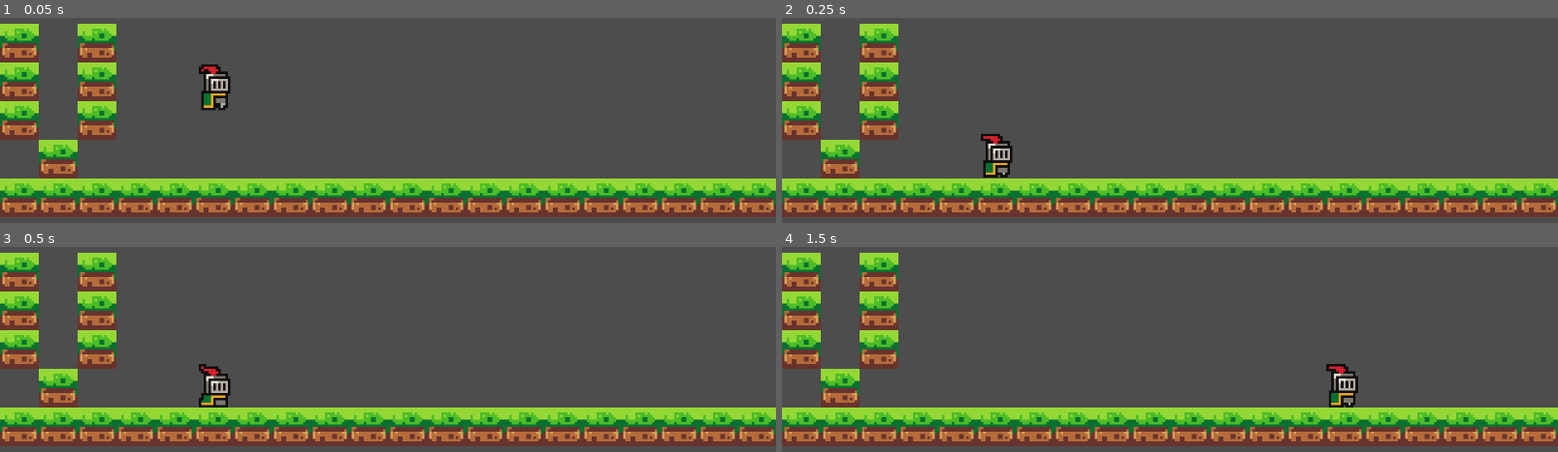
Above: before the commit, frames 1-4 (two rows, left to right).
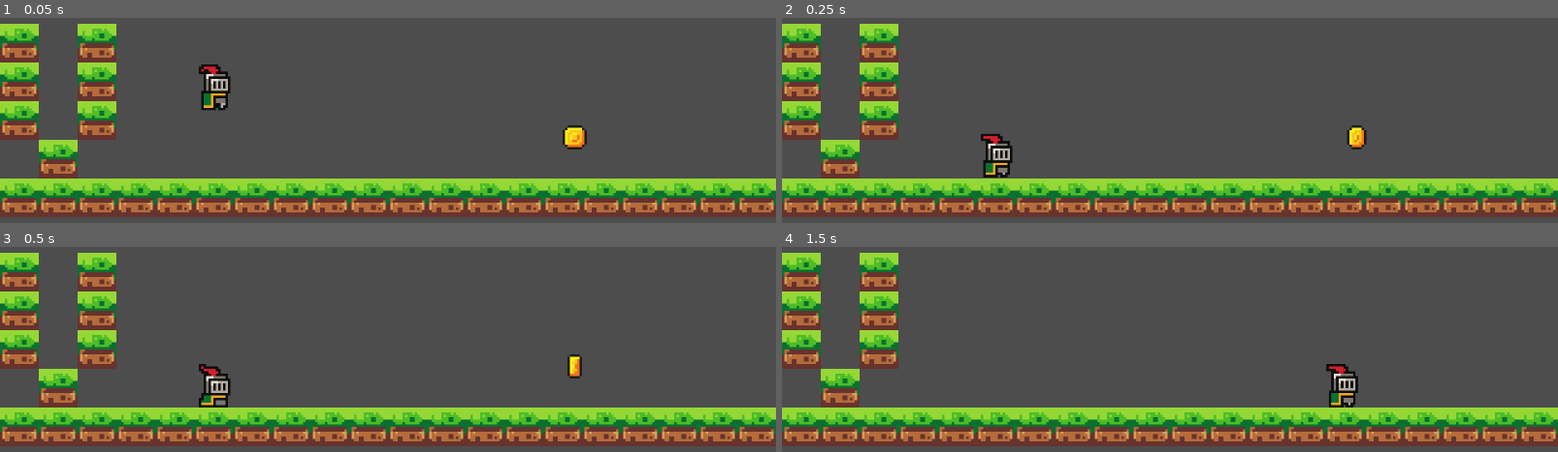
Above: after the commit, the same moments.

Repository: Parth-Agrawal2412/knight_on_the_platform_Source_code
Game: Godot game, scene res://Scenes/game.tscn
Two runs of this game, one before a commit and one after it. Both use one fixed random seed, a clock stepped at 60 frames per second and the inputs below.
Inputs:
- Up to frame 1 (0.05 s): no input
- Up to frame 2 (0.25 s): no input
- Up to frame 3 (0.5 s): no input
- Up to frame 4 (1.5 s): hold Right (Right) from 0.53 s (still down); tap Space (Jump) at 0.77 s

The runs differ from the first frame. In frame 1, 0.3% of the frame differs, in the area x 72-76%, y 52-65%; in frame 2, 0.3%; in frame 3, 0.2%; in frame 4, nothing differs.

Commit message:
create coin

Diff:
--- /dev/null
+++ b/Scenes/coin.tscn
@@ -0,0 +1,108 @@
+[gd_scene format=3 uid="uid://b116al2ohfr6d"]
+
+[ext_resource type="Texture2D" uid="uid://r5cfbr5nprr7" path="res://Assets/coin.png" id="1_2qo34"]
+[ext_resource type="Script" uid="uid://dnthtgnlrt543" path="res://Scripts/coin.gd" id="1_jgi06"]
+
+[sub_resource type="AtlasTexture" id="AtlasTexture_jgi06"]
+atlas = ExtResource("1_2qo34")
+region = Rect2(0, 0, 16, 16)
+
+[sub_resource type="AtlasTexture" id="AtlasTexture_g537i"]
+atlas = ExtResource("1_2qo34")
+region = Rect2(16, 0, 16, 16)
+
+[sub_resource type="AtlasTexture" id="AtlasTexture_h2p6v"]
+atlas = ExtResource("1_2qo34")
+region = Rect2(32, 0, 16, 16)
+
+[sub_resource type="AtlasTexture" id="AtlasTexture_ffmqm"]
+atlas = ExtResource("1_2qo34")
+region = Rect2(48, 0, 16, 16)
+
+[sub_resource type="AtlasTexture" id="AtlasTexture_81h6x"]
+atlas = ExtResource("1_2qo34")
+region = Rect2(64, 0, 16, 16)
+
+[sub_resource type="AtlasTexture" id="AtlasTexture_qbp07"]
+atlas = ExtResource("1_2qo34")
+region = Rect2(80, 0, 16, 16)
+
+[sub_resource type="AtlasTexture" id="AtlasTexture_2l7mo"]
+atlas = ExtResource("1_2qo34")
+region = Rect2(96, 0, 16, 16)
+
+[sub_resource type="AtlasTexture" id="AtlasTexture_q30xt"]
+atlas = ExtResource("1_2qo34")
+region = Rect2(112, 0, 16, 16)
+
+[sub_resource type="AtlasTexture" id="AtlasTexture_7w2r2"]
+atlas = ExtResource("1_2qo34")
+region = Rect2(128, 0, 16, 16)
+
+[sub_resource type="AtlasTexture" id="AtlasTexture_tthw5"]
+atlas = ExtResource("1_2qo34")
+region = Rect2(144, 0, 16, 16)
+
+[sub_resource type="AtlasTexture" id="AtlasTexture_6pu15"]
+atlas = ExtResource("1_2qo34")
+region = Rect2(160, 0, 16, 16)
+
+[sub_resource type="AtlasTexture" id="AtlasTexture_vgc30"]
+atlas = ExtResource("1_2qo34")
+region = Rect2(176, 0, 16, 16)
+
+[sub_resource type="SpriteFrames" id="SpriteFrames_ql73s"]
+animations = [{
+"frames": [{
+"duration": 1.0,
+"texture": SubResource("AtlasTexture_jgi06")
+}, {
+"duration": 1.0,
+"texture": SubResource("AtlasTexture_g537i")
+}, {
+"duration": 1.0,
+"texture": SubResource("AtlasTexture_h2p6v")
+}, {
+"duration": 1.0,
+"texture": SubResource("AtlasTexture_ffmqm")
+}, {
+"duration": 1.0,
+"texture": SubResource("AtlasTexture_81h6x")
+}, {
+"duration": 1.0,
+"texture": SubResource("AtlasTexture_qbp07")
+}, {
+"duration": 1.0,
+"texture": SubResource("AtlasTexture_2l7mo")
+}, {
+"duration": 1.0,
+"texture": SubResource("AtlasTexture_q30xt")
+}, {
+"duration": 1.0,
+"texture": SubResource("AtlasTexture_7w2r2")
+}, {
+"duration": 1.0,
+"texture": SubResource("AtlasTexture_tthw5")
+}, {
+"duration": 1.0,
+"texture": SubResource("AtlasTexture_6pu15")
+}, {
+"duration": 1.0,
+"texture": SubResource("AtlasTexture_vgc30")
+}],
+"loop": 1,
+"name": &"default",
+"speed": 5.0
+}]
+
+[node name="Coin" type="Area2D" unique_id=933766489]
+script = ExtResource("1_jgi06")
+
+[node name="CollisionPolygon2D" type="CollisionPolygon2D" parent="." unique_id=101587158]
+polygon = PackedVector2Array(-3, -5, -5, -3, -5, 3, -3, 5, 3, 5, 5, 3, 5, -3, 3, -5)
+
+[node name="AnimatedSprite2D" type="AnimatedSprite2D" parent="." unique_id=502013016]
+sprite_frames = SubResource("SpriteFrames_ql73s")
+autoplay = "default"
+
+[connection signal="body_entered" from="." to="." method="_on_body_entered"]
--- a/Scenes/game.tscn
+++ b/Scenes/game.tscn
@@ -4,6 +4,7 @@
 [ext_resource type="PackedScene" uid="uid://cb45ghnouxapq" path="res://Scenes/worls_tileset.tscn" id="2_qxrlw"]
 [ext_resource type="Script" uid="uid://bwqofjlm5ssmp" path="res://Scripts/player.gd" id="2_wrm1d"]
 [ext_resource type="Texture2D" uid="uid://bprhysvr4ubmt" path="res://Assets/world_tileset_nature_ice_other.png" id="4_3dryh"]
+[ext_resource type="PackedScene" uid="uid://b116al2ohfr6d" path="res://Scenes/coin.tscn" id="5_wowpa"]
 
 [sub_resource type="TileSetAtlasSource" id="TileSetAtlasSource_bxopa"]
 texture = ExtResource("4_3dryh")
@@ -81,3 +82,6 @@
 [node name="Layer1" type="TileMapLayer" parent="Worls_tileset" unique_id=1281539314]
 use_parent_material = true
 tile_set = SubResource("TileSet_ql73s")
+
+[node name="Coin" parent="." unique_id=933766489 instance=ExtResource("5_wowpa")]
+position = Vector2(237, 95)
--- /dev/null
+++ b/Scripts/coin.gd
@@ -0,0 +1,6 @@
+extends Area2D
+
+
+func _on_body_entered(body: Node2D) -> void:
+	if body is Player:
+		queue_free()
--- a/Scripts/player.gd
+++ b/Scripts/player.gd
@@ -1,5 +1,5 @@
 extends CharacterBody2D
-
+class_name Player
 
 const SPEED = 150.0
 const JUMP_VELOCITY = -250.0
Not shown, added: Scripts/coin.gd.uid
